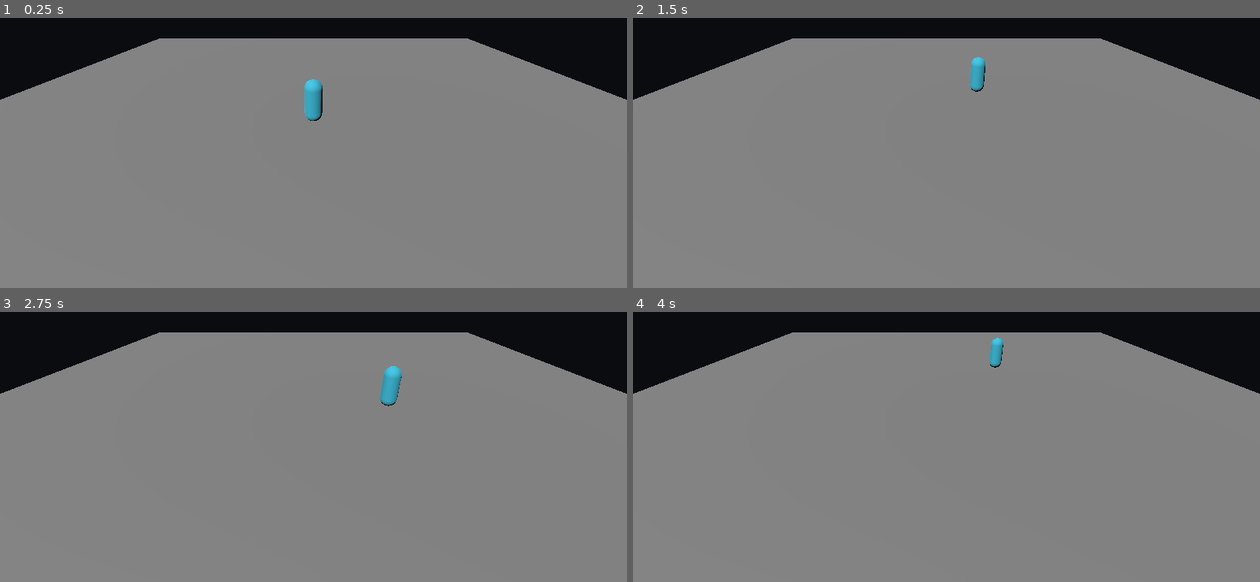
Above: before the commit, frames 1-4 (two rows, left to right).
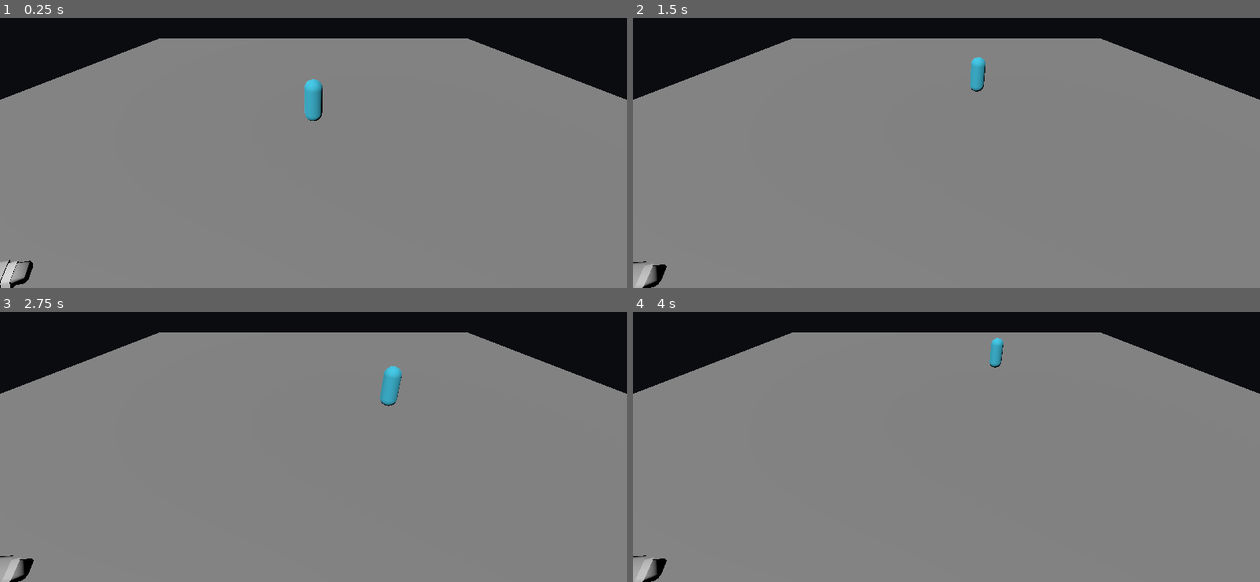
Above: after the commit, the same moments.

Repository: gabrielagudelo777-max/el-inquieto-videojuego
Game: Godot game, scene res://main.tscn
The game is run twice, just before and just after one commit, with the same random seed, the same clock (stepped at 60 frames per second) and the same inputs.
Inputs:
- Up to frame 1 (0.25 s): no input
- Up to frame 2 (1.5 s): hold D (move_right) 0.53-1.28 s; tap Shift (dash) at 0.6, 1.35 s; hold S (move_down) from 1.28 s (still down)
- Up to frame 3 (2.75 s): release S (move_down) at 2.03 s; hold D (move_right) from 2.03 s (still down); tap Shift (dash) at 2.1 s
- Up to frame 4 (4 s): release D (move_right) at 2.78 s; hold W (move_up) 2.78-3.53 s; tap Shift (dash) at 2.85, 3.6 s; hold A (move_left) from 3.53 s (still down)

The runs differ from the first frame. In frame 1, 0.3% of the frame differs, in the area x 0-6%, y 89-100%; in frame 2, 0.3%, in the area x 0-6%, y 90-100%; in frame 3, 0.3%; in frame 4, 0.3%.

Commit message:
T7 N1 - Tarea C - escena del enemigo

Diff:
--- /dev/null
+++ b/guardia.gd
@@ -0,0 +1,29 @@
+extends CharacterBody3D
+
+@export var objetivo: Node3D
+@onready var anim: AnimationPlayer = $Modelo/AnimationPlayer
+
+
+func _ready() -> void:
+	anim.play("idle")
+
+
+func _physics_process(delta: float) -> void:
+	if not is_on_floor():
+		velocity += get_gravity() * delta
+	else:
+		velocity.y = 0.0
+
+	# En el Nivel 1 el enemigo mide, pero todavía no persigue.
+	velocity.x = 0.0
+	velocity.z = 0.0
+	move_and_slide()
+
+	if objetivo == null:
+		return
+
+	var hacia: Vector3 = objetivo.global_position - global_position
+	hacia.y = 0.0
+
+	if Engine.get_physics_frames() % 30 == 0:
+		print("distancia ", snappedf(hacia.length(), 0.01))
--- /dev/null
+++ b/guardia.tscn
@@ -0,0 +1,19 @@
+[gd_scene load_steps=4 format=3]
+
+[ext_resource type="Script" path="res://guardia.gd" id="1_script"]
+[ext_resource type="PackedScene" path="res://personaje/character-male-d.glb" id="2_modelo"]
+
+[sub_resource type="CapsuleShape3D" id="CapsuleShape3D_guardia"]
+radius = 0.35
+height = 1.75
+
+[node name="Guardia" type="CharacterBody3D"]
+script = ExtResource("1_script")
+
+[node name="CollisionShape3D" type="CollisionShape3D" parent="."]
+position = Vector3(0, 0.875, 0)
+shape = SubResource("CapsuleShape3D_guardia")
+
+[node name="Modelo" parent="." instance=ExtResource("2_modelo")]
+rotation_degrees = Vector3(0, 180, 0)
+scale = Vector3(2.6, 2.6, 2.6)
--- a/main.tscn
+++ b/main.tscn
@@ -2,6 +2,7 @@
 
 [ext_resource type="Script" uid="uid://qmgeh2bmjvke" path="res://personaje.gd" id="1_personaje"]
 [ext_resource type="Script" uid="uid://kfkasjehedds" path="res://dash.gd" id="2_dash"]
+[ext_resource type="PackedScene" path="res://guardia.tscn" id="3_guardia"]
 
 [sub_resource type="BoxShape3D" id="BoxShape3D_suelo"]
 size = Vector3(30, 0.2, 30)
@@ -54,3 +55,7 @@
 
 [node name="DirectionalLight3D" type="DirectionalLight3D" parent="." unique_id=811988171]
 transform = Transform3D(0.8660254, 0.38302222, -0.32139382, 0, 0.64278764, 0.76604444, 0.5, -0.66341394, 0.5566704, 0, 0, 0)
+
+[node name="Guardia" parent="." node_paths=PackedStringArray("objetivo") instance=ExtResource("3_guardia")]
+position = Vector3(-6, 0, 6)
+objetivo = NodePath("../Personaje")
Not shown, added: guardia.gd.uid
Not shown, added: personaje/LICENCIA Kenney (CC0).txt
Binary file added: personaje/character-male-d.glb
Not shown, added: personaje/character-male-d.glb.import
